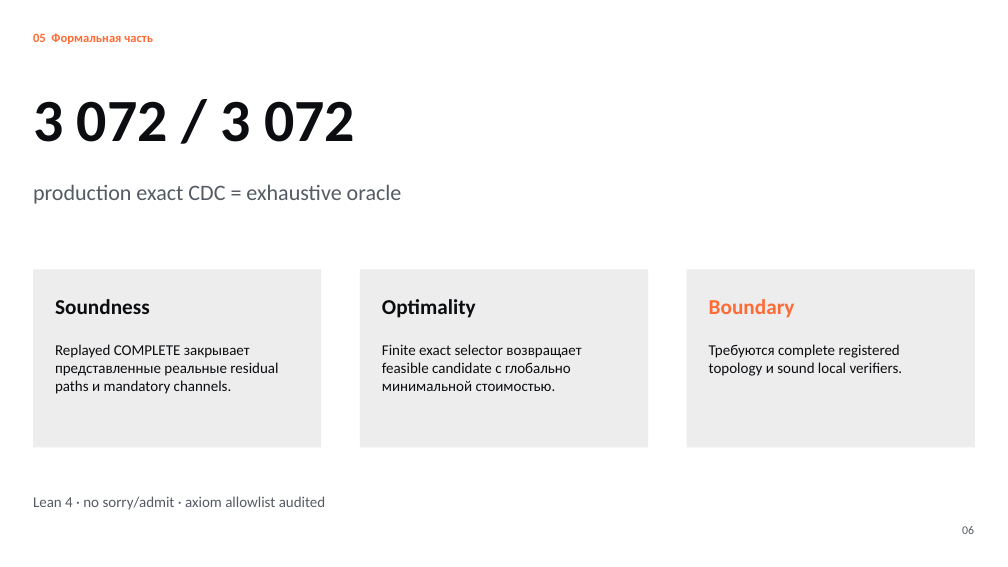
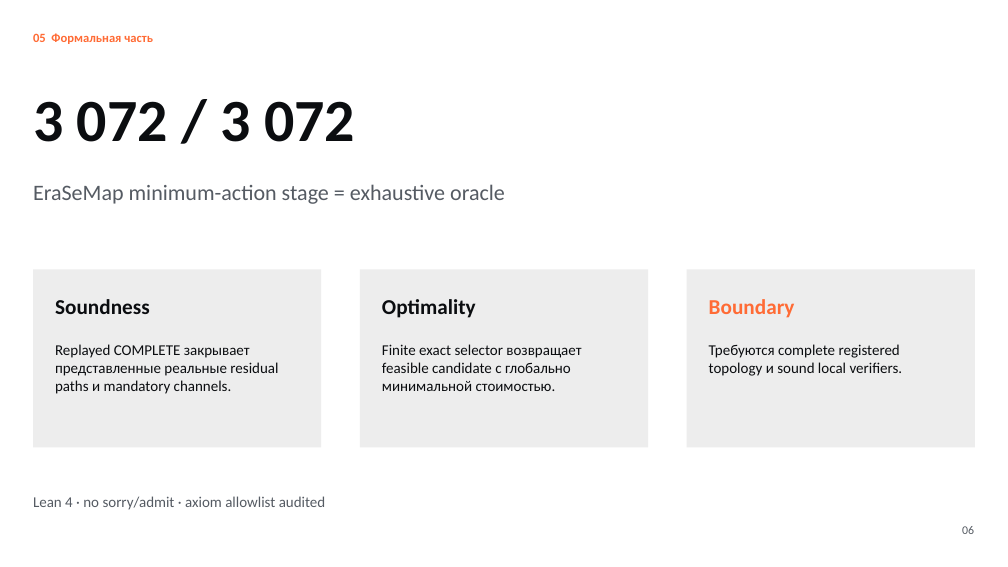
Before and after one commit to nazkari86-lab/erasemap, a slide deck: slide 6 of competition/EraSeMap_RKNP_ISEF_RU.pptx. Drawn at 1008x567 pixels with LibreOffice and Linux fonts; fonts in the diff are those of the drawing. Boxes give left, top, right and bottom in pixels: in the first picture for what was removed or moved away, otherwise in the second. Text is boxed around its words. In the diff, an @@ line names an element or a change of style, - is before the commit and + after.

```diff
--- a/competition/EraSeMap_RKNP_ISEF_RU.pptx
+++ b/competition/EraSeMap_RKNP_ISEF_RU.pptx
@@ text at bbox=[33, 184, 505, 204]: text changed @@
-production exact CDC = exhaustive oracle
+EraSeMap minimum-action stage = exhaustive oracle
```
Also in this commit, not shown: 9 other slides changed, 30 other files.
